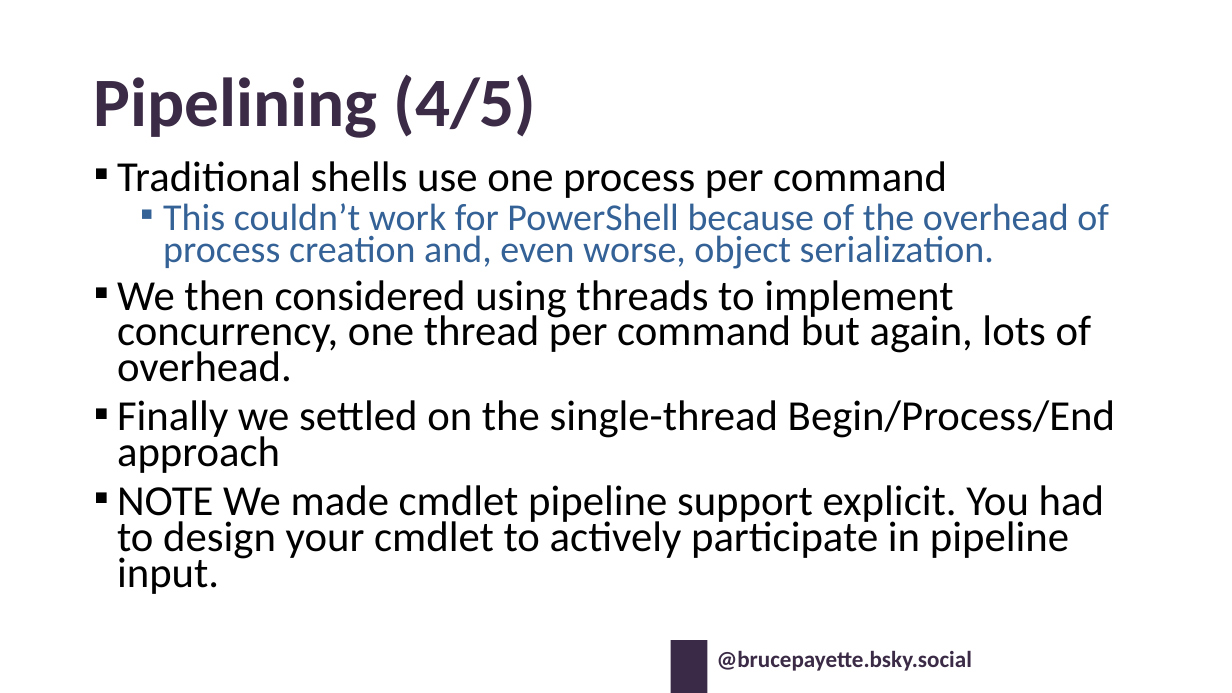
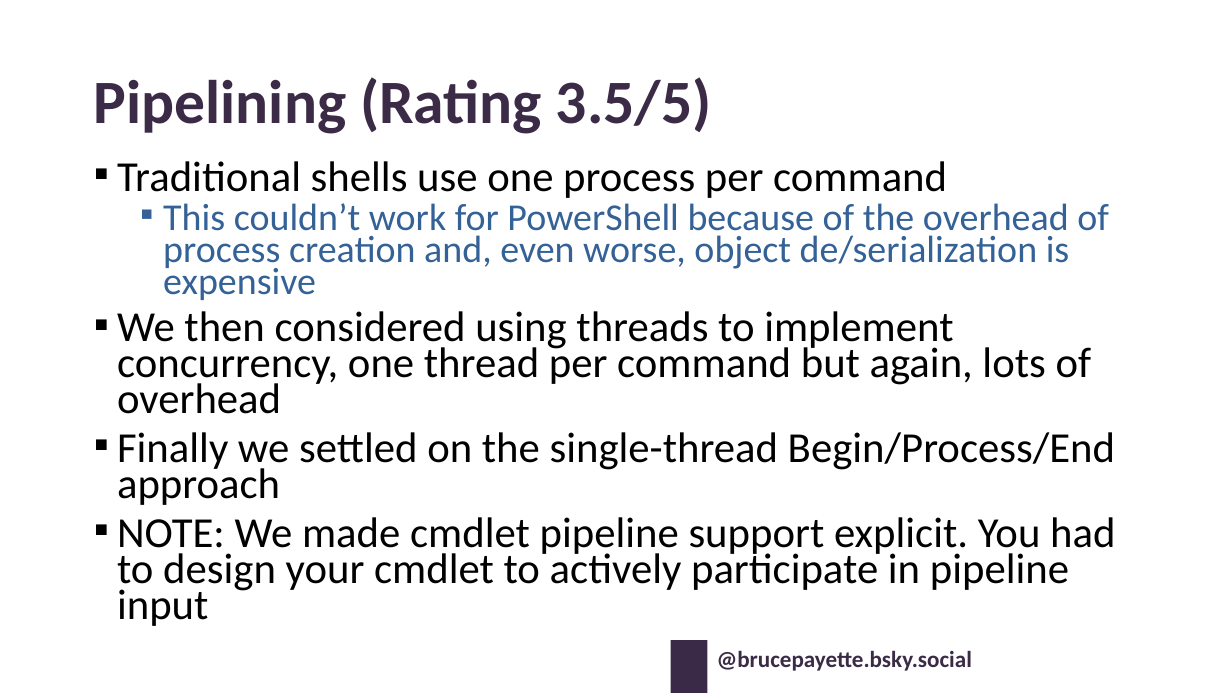
Before and after one commit to BrucePay/BraidLang, a slide deck: slide 14 of PSCONF26_Payette_Designing_PowerShell.pptx. Drawn at 1232x693 pixels with LibreOffice and Linux fonts; fonts in the diff are those of the drawing; background and template pictures are left out. Boxes give left, top, right and bottom in pixels: in the first picture for what was removed or moved away, otherwise in the second. Text is boxed around its words. In the diff, an @@ line names an element or a change of style, - is before the commit and + after.

```diff
--- a/PSCONF26_Payette_Designing_PowerShell.pptx
+++ b/PSCONF26_Payette_Designing_PowerShell.pptx
@@ title at <box>94,77,712,134</box>: text changed; size 54 to 48 pt @@
-Pipelining (4/5)
+Pipelining (Rating 3.5/5)
@@ text at <box>117,203,1109,414</box>: text changed @@
-  ▪ This couldn’t work for PowerShell because of the overhead of process creation and, even worse, object serialization.
-▪ We then considered using threads to implement concurrency, one thread per command but again, lots of overhead.
+  ▪ This couldn’t work for PowerShell because of the overhead of process creation and, even worse, object de/serialization is expensive
+▪ We then considered using threads to implement concurrency, one thread per command but again, lots of overhead
@@ text at <box>117,517,1115,626</box>: text changed @@
-▪ NOTE We made cmdlet pipeline support explicit. You had to design your cmdlet to actively participate in pipeline input.
+▪ NOTE: We made cmdlet pipeline support explicit. You had to design your cmdlet to actively participate in pipeline input
```
Also in this commit, not shown: 18 other slides changed, 2 other files.
